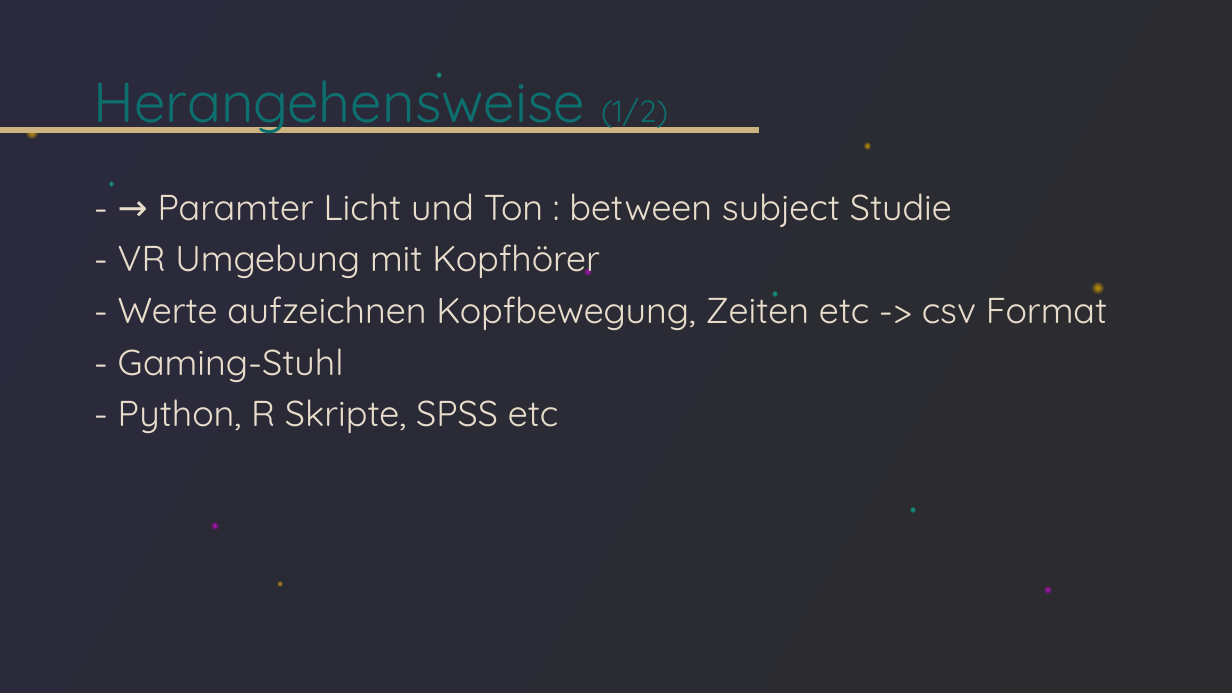
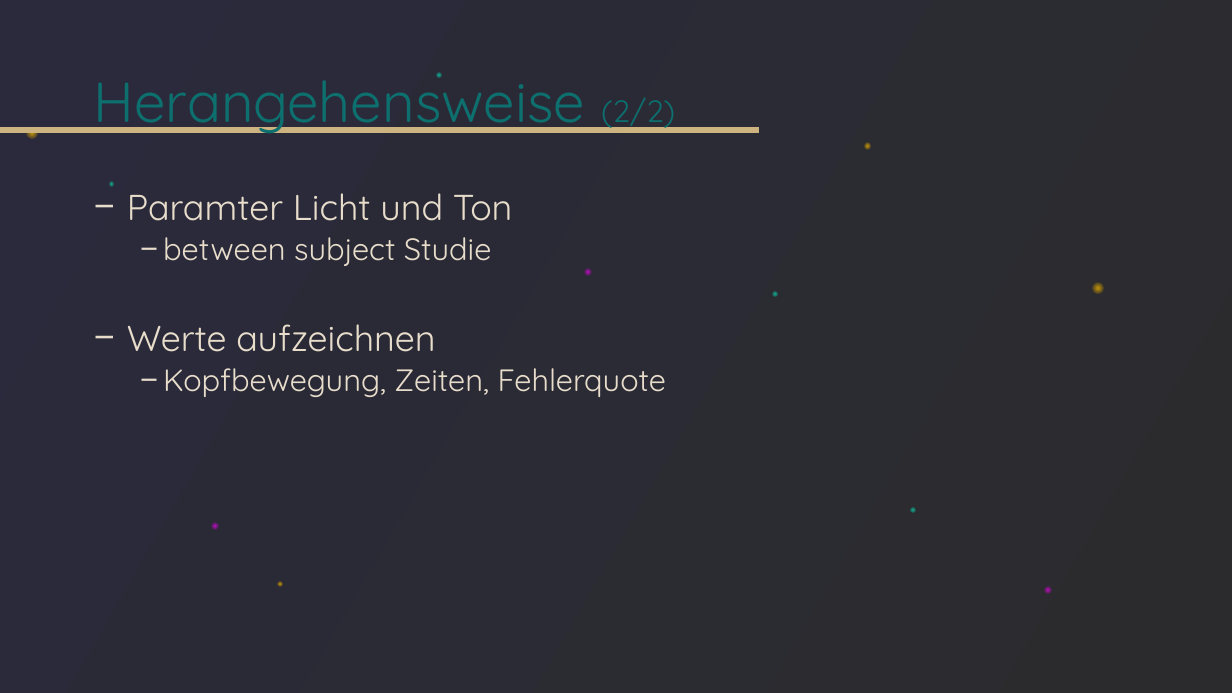
Before and after one commit to tlahmann/mci-af, a slide deck: slide 5 of presentation/Resync Studie.pptx (slide 4 before the commit). Drawn at 1232x693 pixels with LibreOffice and Linux fonts; fonts in the diff are those of the drawing. Boxes give left, top, right and bottom in pixels: in the first picture for what was removed or moved away, otherwise in the second. Text is boxed around its words. In the diff, an @@ line names an element or a change of style, - is before the commit and + after.

Commit message:
Präsi Motivation&Herangehensweise überarbeitet

```diff
--- a/presentation/Resync Studie.pptx
+++ b/presentation/Resync Studie.pptx
@@ title at (x1=94, y1=73, x2=675, y2=133): text changed @@
-Herangehensweise (1/2)
+Herangehensweise (2/2)
@@ text at (x1=127, y1=193, x2=666, y2=397): text changed; size 28 to 24 pt @@
-- → Paramter Licht und Ton : between subject Studie
-- VR Umgebung mit Kopfhörer
-- Werte aufzeichnen Kopfbewegung, Zeiten etc -> csv Format
-- Gaming-Stuhl
-- Python, R Skripte, SPSS etc
+− Paramter Licht und Ton
+  − between subject Studie
+− Werte aufzeichnen
+  − Kopfbewegung, Zeiten, Fehlerquote
```
Also in this commit, not shown: 5 other slides changed, 1 slide added, 1 slide removed.
